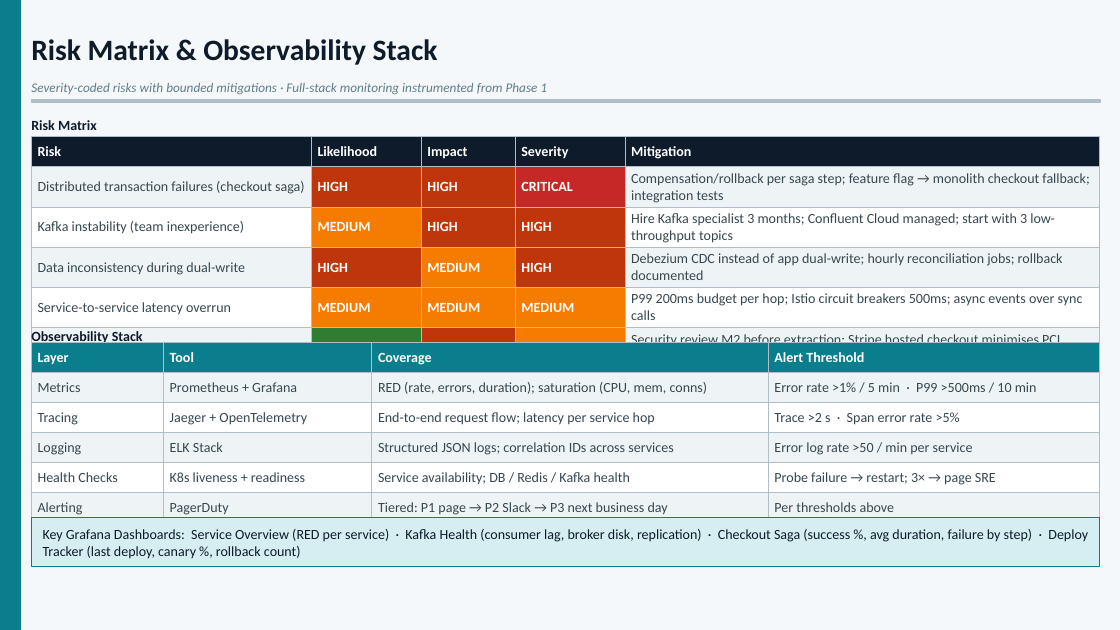
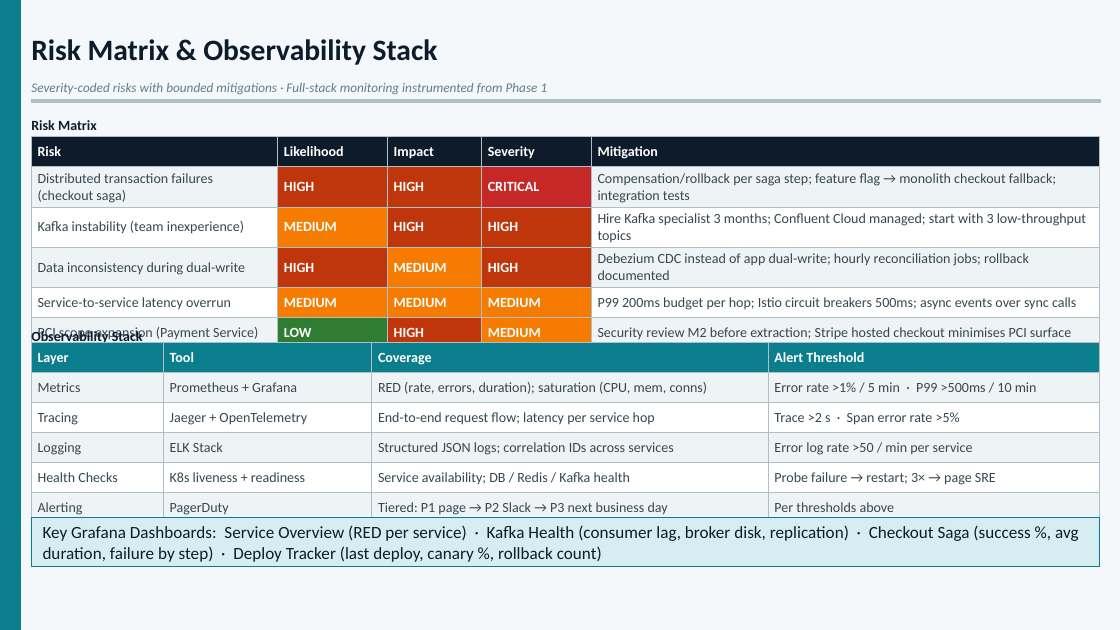
Before and after one commit to jmabry/ppt-qa-harness, a slide deck: slide 5 of bakeoff/outputs/software-baseline.pptx. Drawn at 1120x630 pixels with LibreOffice and Linux fonts; fonts in the diff are those of the drawing. Boxes give left, top, right and bottom in pixels: in the first picture for what was removed or moved away, otherwise in the second. Text is boxed around its words. In the diff, an @@ line names an element or a change of style, - is before the commit and + after.

```diff
--- a/bakeoff/outputs/software-baseline.pptx
+++ b/bakeoff/outputs/software-baseline.pptx
@@ table: place and size @@
-table at [31,137,1100,360]
+table at [31,137,1100,345]
@@ text "Key Grafana Dashboards: Service Overview ..." at [43,525,1079,562]: size 9 to 11 pt @@
```
Also in this commit, not shown: 16 other files.
